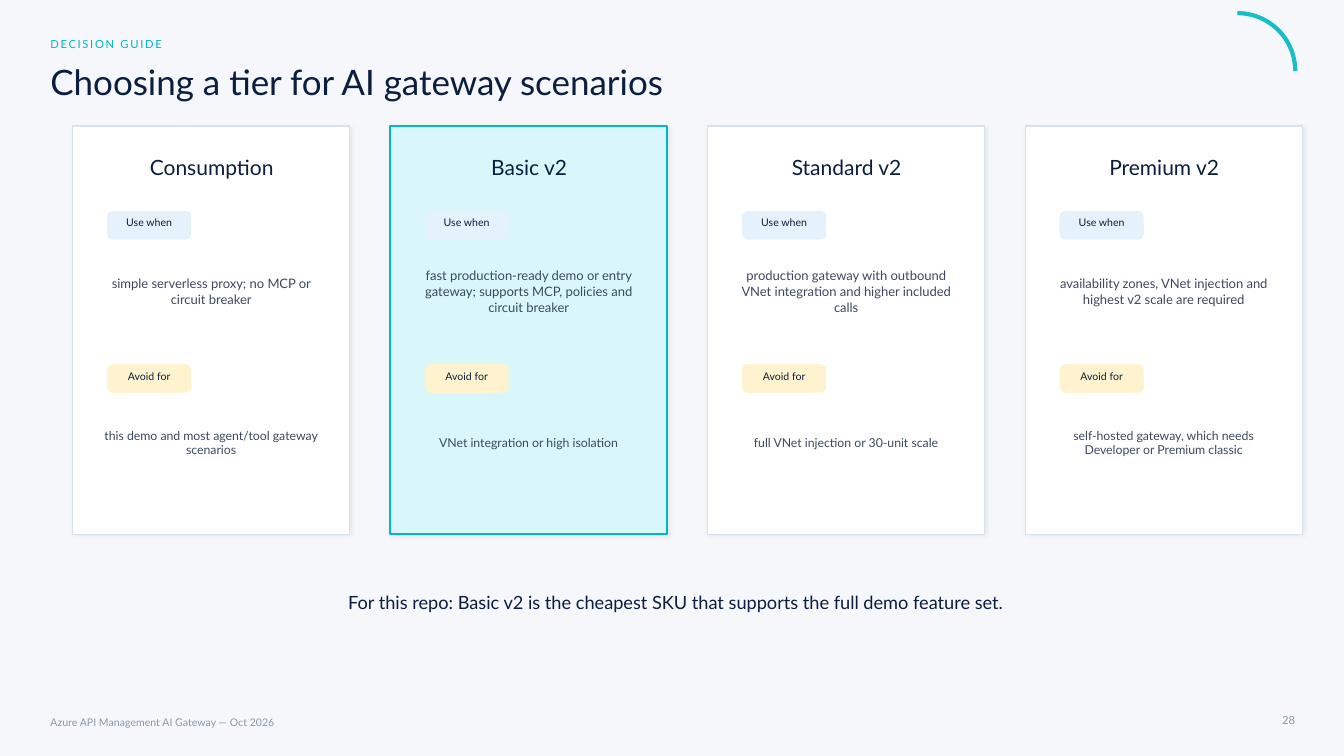
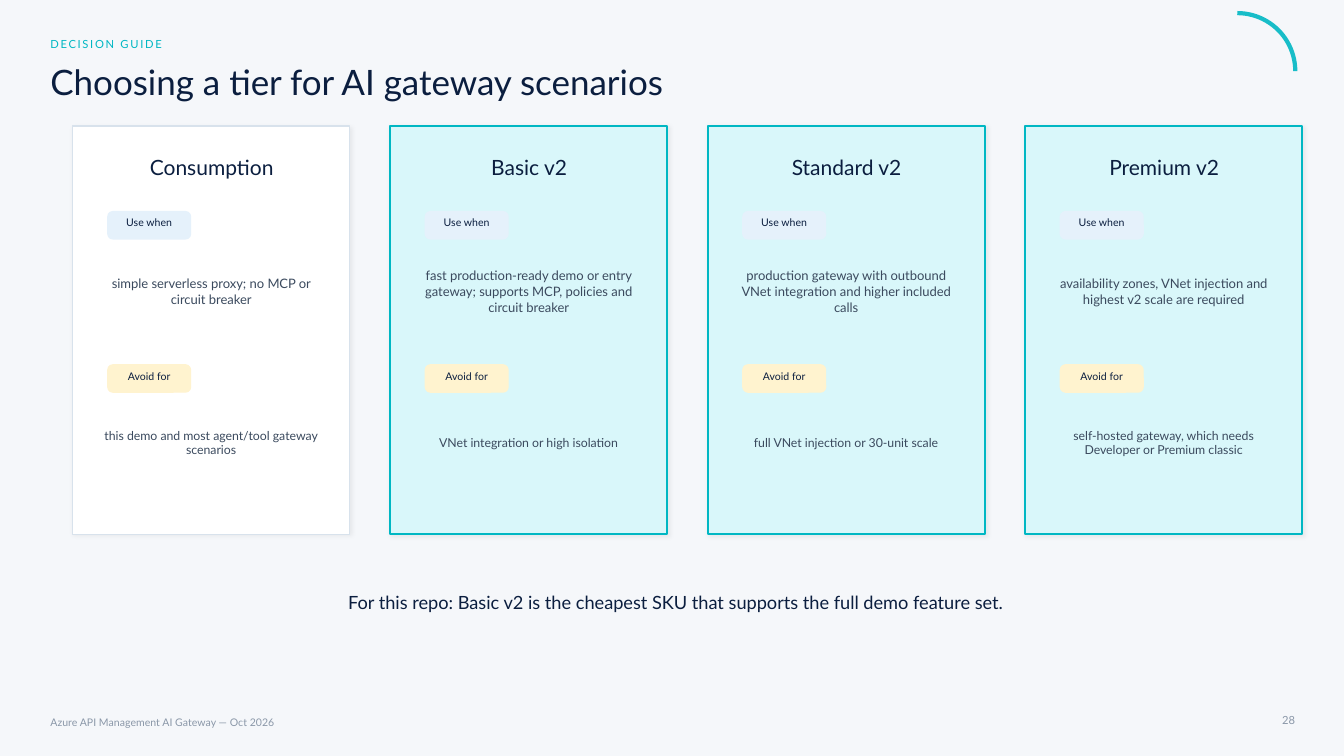
Before and after one commit to frkim/apim-demo, a slide deck: slide 28 of docs/presentations/apim-ai-gateway-session.pptx. Drawn at 1344x756 pixels with LibreOffice and Linux fonts; fonts in the diff are those of the drawing. Boxes give left, top, right and bottom in pixels: in the first picture for what was removed or moved away, otherwise in the second. Text is boxed around its words. In the diff, an @@ line names an element or a change of style, - is before the commit and + after.

```diff
--- a/docs/presentations/apim-ai-gateway-session.pptx
+++ b/docs/presentations/apim-ai-gateway-session.pptx
@@ rectangle at (708, 126, 985, 534): fill #FFFFFF to #D9F7FA; outline #D8E2EC 0.8 pt to #00B7C3 1.5 pt @@
@@ rectangle at (1025, 126, 1303, 534): fill #FFFFFF to #D9F7FA; outline #D8E2EC 0.8 pt to #00B7C3 1.5 pt @@
```
Also in this commit, not shown: 22 other slides changed.
